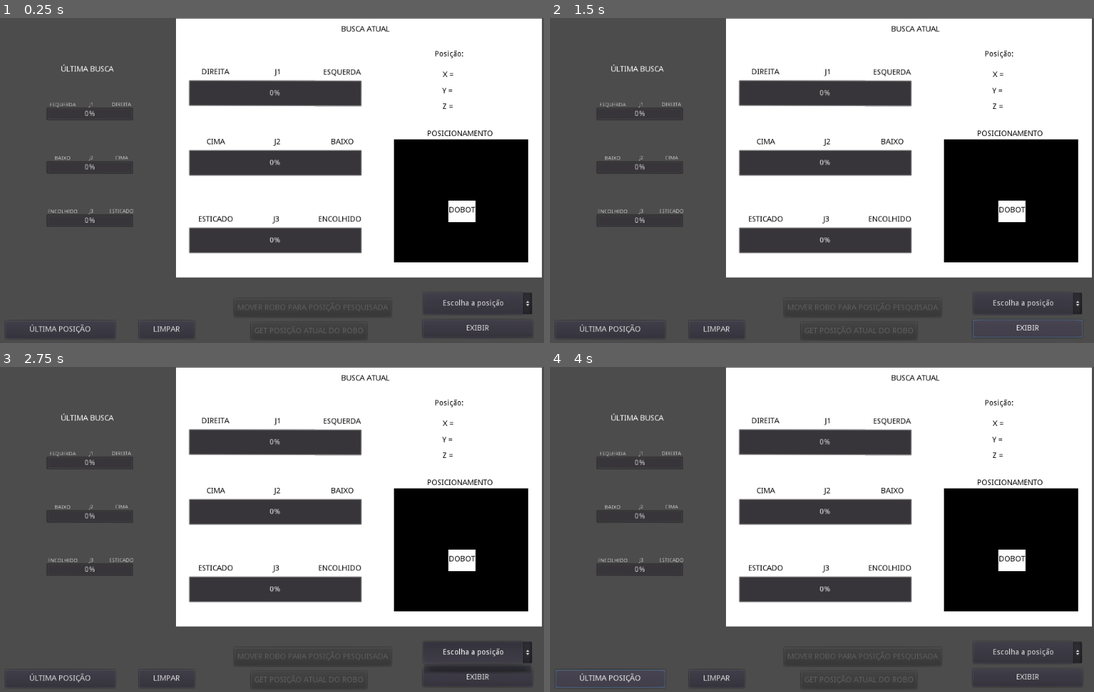
Above: before the commit, frames 1-4 (two rows, left to right).
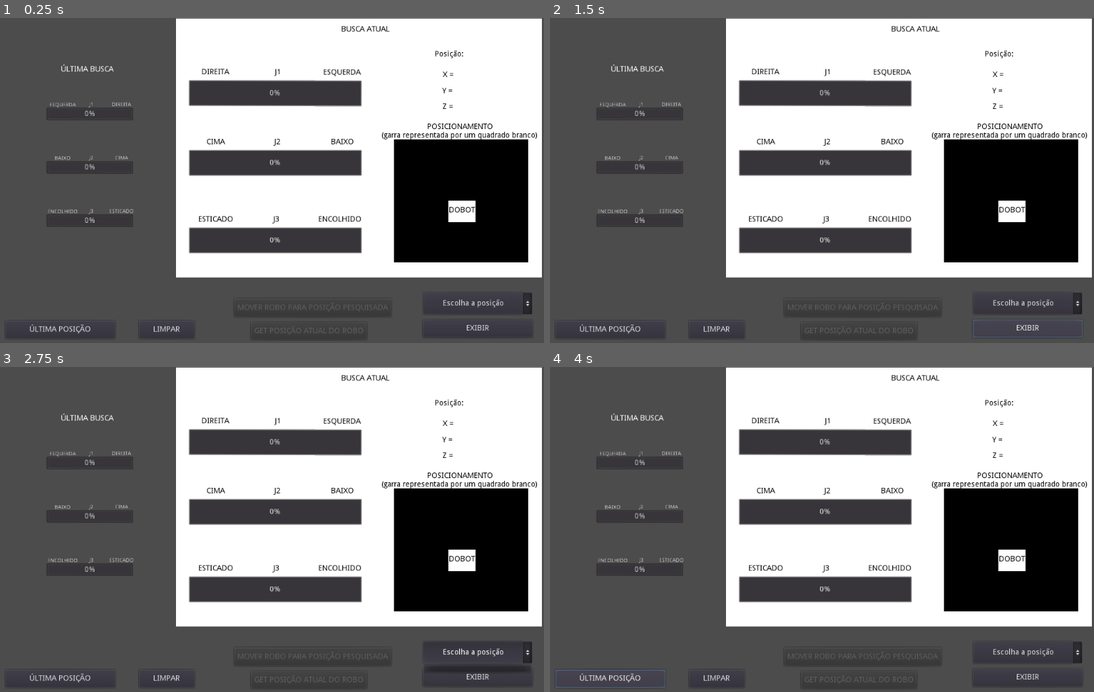
Above: after the commit, the same moments.

Repository: Lemos1347/Inteli-RoboDigital
Game: Godot game, scene res://Node2D.tscn
Two runs of this game, one before a commit and one after it. Both use one fixed random seed, a clock stepped at 60 frames per second and the inputs below.
Inputs:
- Up to frame 1 (0.25 s): no input
- Up to frame 2 (1.5 s): click "ÚLTIMA POSIÇÃO" at 0.5 s; click "EXIBIR" at 1.25 s
- Up to frame 3 (2.75 s): click "Escolha a posição" at 2 s
- Up to frame 4 (4 s): click "LIMPAR" at 2.75 s; click "ÚLTIMA POSIÇÃO" at 3.5 s

The runs differ from the first frame. In frame 1, 0.5% of the frame differs, in the area x 70-99%, y 32-38%; in frame 2, 0.5%; in frame 3, 0.5%; in frame 4, 0.5%.

Commit message:
Explicacao posicionamento cena 2D

Diff:
--- a/src/godot/Node2D.tscn
+++ b/src/godot/Node2D.tscn
@@ -712,9 +712,9 @@
 
 [node name="Posicionamento2" type="Label" parent="."]
 margin_left = 791.0
-margin_top = 207.0
+margin_top = 194.0
 margin_right = 949.0
-margin_bottom = 221.0
+margin_bottom = 208.0
 custom_colors/font_color = Color( 0, 0, 0, 1 )
 text = "POSICIONAMENTO"
 align = 1
@@ -725,6 +725,16 @@
 margin_top = 361.0
 margin_right = 882.0
 margin_bottom = 376.0
+
+[node name="Explicacao" type="Label" parent="."]
+margin_left = 725.0
+margin_top = 210.0
+margin_right = 1012.0
+margin_bottom = 224.0
+custom_colors/font_color = Color( 0, 0, 0, 1 )
+text = "(garra representada por um quadrado branco)"
+align = 1
+valign = 1
 
 [connection signal="pressed" from="LastPosition" to="." method="_on_LastPosition_pressed"]
 [connection signal="pressed" from="GeneratePosition" to="GeneratePosition" method="_on_GeneratePosition_pressed"]
